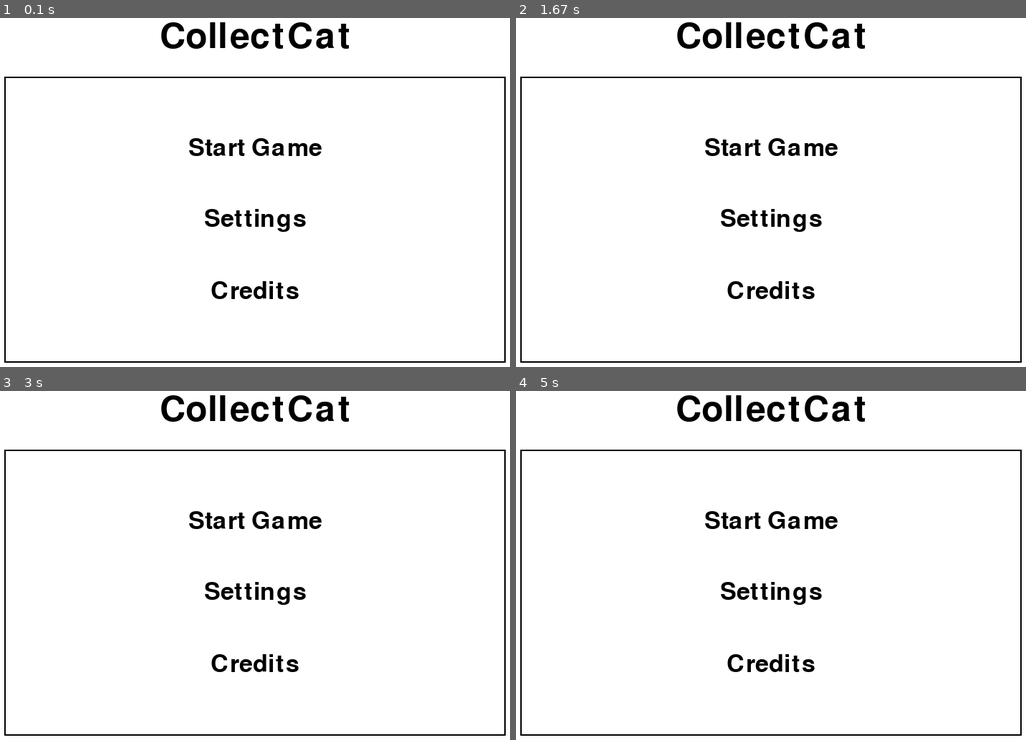
Above: before the commit, frames 1-4 (two rows, left to right).
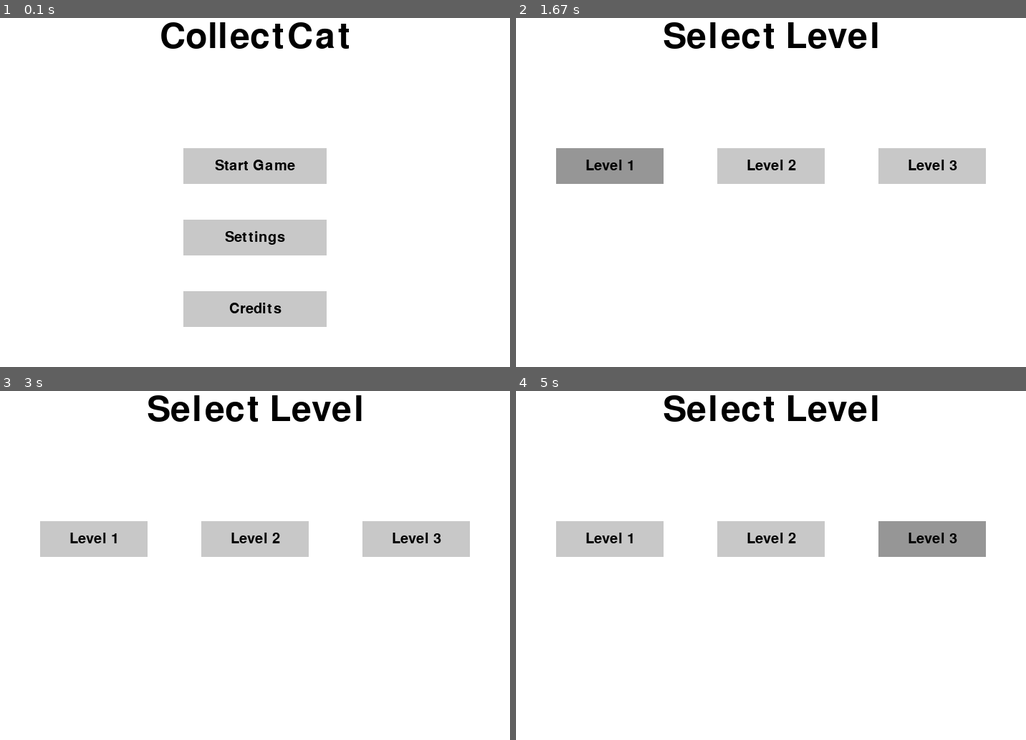
Above: after the commit, the same moments.

Repository: pondmaDev/PygameProject
Game: pygame game, started from main.py
Same seed, same stepped clock (60 frames per second), same inputs: the game is played once before the commit and once after it.
Inputs (mouse positions are in pixels of both pictures, inside the frame that each line leads up to):
- Up to frame 1 (0.1 s): no input
- Up to frame 2 (1.67 s): press the mouse at (771, 237) at 0.37 s; move the mouse to (760, 168) at 0.47 s; release the mouse at (745, 101) at 0.6 s; click (607, 164) at 0.72 s, where only the run after the commit has a clickable "Level 1"; press the mouse at (934, 164) at 1.03 s; move the mouse to (898, 161) at 1.13 s; release the mouse at (862, 157) at 1.27 s; click (653, 150) at 1.38 s
- Up to frame 3 (3 s): press the mouse at (91, 537) at 1.7 s; move the mouse to (117, 499) at 1.8 s; release the mouse at (142, 460) at 1.93 s; press the mouse at (255, 537) at 2.53 s; move the mouse to (326, 548) at 2.63 s; release the mouse at (397, 555) at 2.77 s; press the mouse at (255, 537) at 2.87 s; move the mouse to (183, 509) at 2.97 s
- Up to frame 4 (5 s): release the mouse at (633, 478) at 3.1 s; click (771, 537) at 3.72 s, where only the run after the commit has a clickable "Level 2"; press the mouse at (771, 537) at 4.03 s; move the mouse to (740, 628) at 4.13 s; release the mouse at (709, 719) at 4.27 s; click (934, 537) at 4.88 s, where only the run after the commit has a clickable "Level 3"

The runs differ from the first frame. In frame 1, 11% of the frame differs, in the area x 0-100%, y 16-99%; in frame 2, 11%, in the area x 0-100%, y 1-99%; in frame 3, 11%; in frame 4, 11%.

Commit message:
Today I update Interface of pygame and set up pygame package for doing next step : Found Eror : Missing Import from Pylance I dont know what does it do But it doesnt effect on our main project (for now )

Diff:
--- a/main.py
+++ b/main.py
@@ -1,7 +1,44 @@
-from scripts import interface as interface_main
+from scripts import interface
+import pygame
+import sys
 
-def run_interface():
-    interface_main()
+def check_interface():
+    try:
+        # Initialize Pygame (if not already initialized in interface.py)
+        if not pygame.get_init():
+            pygame.init()
+
+        # Check if screen is created
+        if not pygame.display.get_surface():
+            interface.screen = pygame.display.set_mode((interface.screen_width, interface.screen_height))
+
+        # Test draw_button function
+        test_button = interface.draw_button('Test', 100, 100, 100, 50, (200, 200, 200), (150, 150, 150))
+
+        # Test main_menu function (just call it without entering the loop)
+        interface.main_menu()
+
+        # Test level_selection function (just call it without entering the loop)
+        interface.level_selection()
+
+        print("Section 1 : Interface : Works Successfully")
+        return True
+    except Exception as e:
+        print(f"Error in interface.py: {e}")
+        return False
+
+def main():
+    if check_interface():
+        # If interface check passes, proceed with the rest of the game
+        try:
+            interface.main_menu()  # Start the game with the main menu
+        except Exception as e:
+            print(f"Error during game execution: {e}")
+    else:
+        print("Interface check failed. Exiting the game.")
+
+    pygame.quit()
+    sys.exit()
 
 if __name__ == "__main__":
-    run_interface()
+    main()
--- a/scripts/interface.py
+++ b/scripts/interface.py
@@ -20,40 +20,77 @@
 # pygame.mixer.music.load('your_music_file.mp3')
 # pygame.mixer.music.play(-1)
 
-# Main loop
-running = True
-while running:
-    for event in pygame.event.get():
-        if event.type == pygame.QUIT:
-            running = False
+# Load background image (placeholder)
+# background_image = pygame.image.load('your_background_image.png')
+# background_image = pygame.transform.scale(background_image, (screen_width, screen_height))
 
-    # Fill screen
-    screen.fill(WHITE)
+def draw_button(text, x, y, width, height, inactive_color, active_color):
+    mouse = pygame.mouse.get_pos()
+    click = pygame.mouse.get_pressed()
 
-    # Title/Header
-    font = pygame.font.Font(None, 74)
-    title_text = font.render('CollectCat', True, BLACK)
-    screen.blit(title_text, (screen_width // 2 - title_text.get_width() // 2, 20))
+    if x + width > mouse[0] > x and y + height > mouse[1] > y:
+        pygame.draw.rect(screen, active_color, (x, y, width, height))
+        if click[0] == 1:
+            return True
+    else:
+        pygame.draw.rect(screen, inactive_color, (x, y, width, height))
 
-    # Buttons
-    button_font = pygame.font.Font(None, 50)
-    start_button = button_font.render('Start Game', True, BLACK)
-    setting_button = button_font.render('Settings', True, BLACK)
-    credit_button = button_font.render('Credits', True, BLACK)
+    font = pygame.font.Font(None, 30)
+    text_surf = font.render(text, True, BLACK)
+    text_rect = text_surf.get_rect()
+    text_rect.center = ((x + (width / 2)), (y + (height / 2)))
+    screen.blit(text_surf, text_rect)
+    return False
 
-    start_button_rect = start_button.get_rect(center=(screen_width // 2, 200))
-    setting_button_rect = setting_button.get_rect(center=(screen_width // 2, 300))
-    credit_button_rect = credit_button.get_rect(center=(screen_width // 2, 400))
+def main_menu():
+    while True:
+        for event in pygame.event.get():
+            if event.type == pygame.QUIT:
+                pygame.quit()
+                sys.exit()
 
-    screen.blit(start_button, start_button_rect)
-    screen.blit(setting_button, setting_button_rect)
-    screen.blit(credit_button, credit_button_rect)
+        # Fill screen with background image
+        # screen.blit(background_image, (0, 0))
+        screen.fill(WHITE)  # Temporary, replace with background image
 
-    # Placeholder for background GIF (you'll replace this with your actual GIF implementation)
-    pygame.draw.rect(screen, BLACK, (50, 100, 700, 400), 2)
+        # Title/Header
+        font = pygame.font.Font(None, 74)
+        title_text = font.render('CollectCat', True, BLACK)
+        screen.blit(title_text, (screen_width // 2 - title_text.get_width() // 2, 20))
 
-    # Update display
-    pygame.display.flip()
+        # Buttons
+        if draw_button('Start Game', screen_width//2 - 100, 200, 200, 50, (200, 200, 200), (150, 150, 150)):
+            level_selection()
+        draw_button('Settings', screen_width//2 - 100, 300, 200, 50, (200, 200, 200), (150, 150, 150))
+        draw_button('Credits', screen_width//2 - 100, 400, 200, 50, (200, 200, 200), (150, 150, 150))
 
-pygame.quit()
-sys.exit()
+        pygame.display.flip()
+
+def level_selection():
+    while True:
+        for event in pygame.event.get():
+            if event.type == pygame.QUIT:
+                pygame.quit()
+                sys.exit()
+
+        # Fill screen with background image
+        # screen.blit(background_image, (0, 0))
+        screen.fill(WHITE)  # Temporary, replace with background image
+
+        # Title
+        font = pygame.font.Font(None, 74)
+        title_text = font.render('Select Level', True, BLACK)
+        screen.blit(title_text, (screen_width // 2 - title_text.get_width() // 2, 20))
+
+        # Level buttons
+        if draw_button('Level 1', 100, 200, 150, 50, (200, 200, 200), (150, 150, 150)):
+            print("Starting Level 1")  # Replace with actual level start
+        if draw_button('Level 2', 325, 200, 150, 50, (200,  200, 200), (150, 150, 150)):
+            print("Starting Level 2")  # Replace with actual level start
+        if draw_button('Level 3', 550, 200, 150, 50, (200, 200, 200), (150, 150, 150)):
+            print("Starting Level 3")  # Replace with actual level start
+
+        pygame.display.flip()
+
+if __name__ == "__main__":
+    main_menu()
Empty file added: scripts/movement.py
